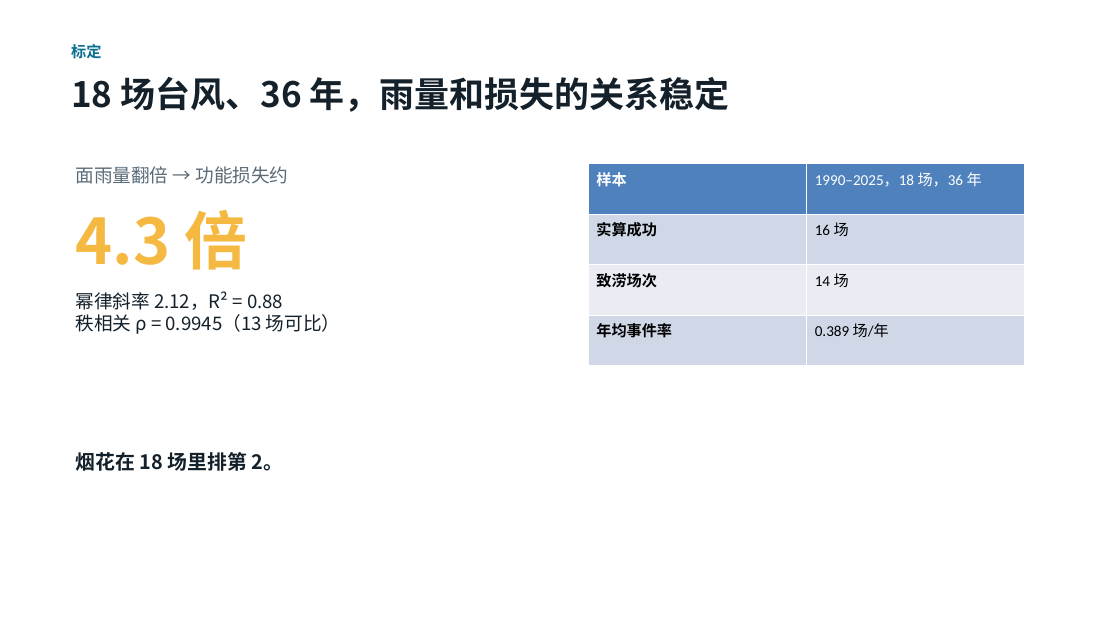
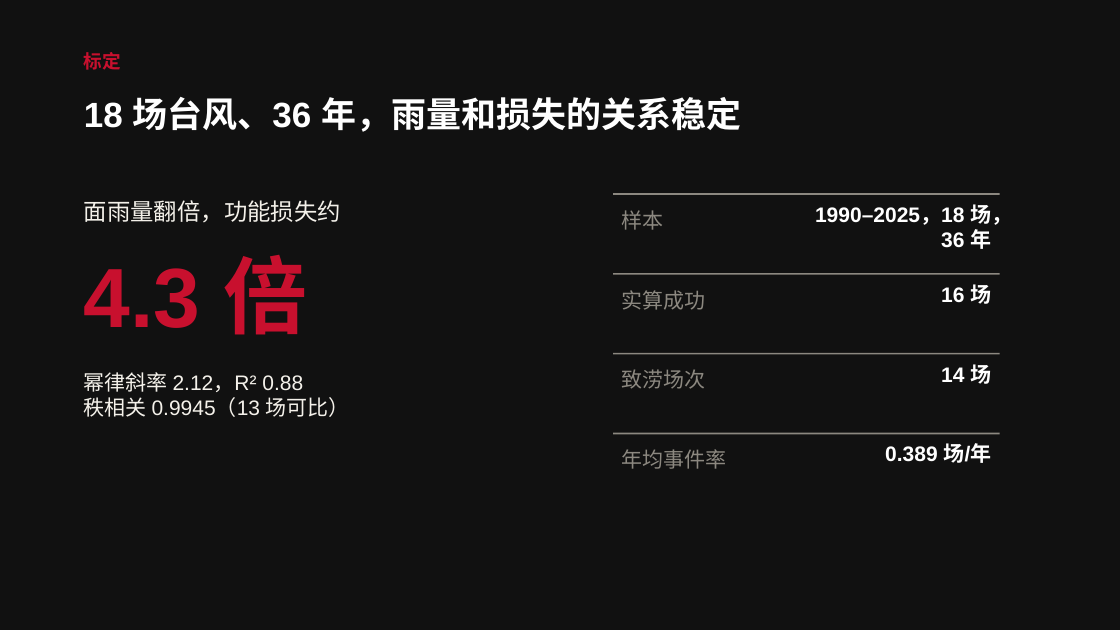
Before and after one commit to toki0413/typhoeus, a slide deck: slide 9 of docs/demo/typhoeus-demo.pptx. Drawn at 1120x630 pixels with LibreOffice and Linux fonts; fonts in the diff are those of the drawing. Boxes give left, top, right and bottom in pixels: in the first picture for what was removed or moved away, otherwise in the second. Text is boxed around its words. In the diff, an @@ line names an element or a change of style, - is before the commit and + after.

```diff
--- a/docs/demo/typhoeus-demo.pptx
+++ b/docs/demo/typhoeus-demo.pptx
@@ rectangle added at [0,0,1120,630], fill #111111 @@
@@ text "标定": place and size @@
-text "标定" at [71,44,101,59]
+text "标定" at [84,52,121,70]
@@ text "标定" at [84,52,121,70]: size 13 to 16 pt, font Noto Sans CJK SC to Arial, text colour #0B6E8F to #C8102E @@
@@ text "18 场台风、36 年，雨量和损失的关系稳定": place and size @@
-text "18 场台风、36 年，雨量和损失的关系稳定" at [71,77,730,112]
+text "18 场台风、36 年，雨量和损失的关系稳定" at [84,97,741,132]
@@ text "18 场台风、36 年，雨量和损失的关系稳定" at [84,97,741,132]: font Noto Sans CJK SC to Arial, text colour #14212B to #FFFFFF @@
@@ table removed at [588,164,1025,365], 4 rows, 2 columns @@
-样本 | 1990–2025，18 场，36 年
-实算成功 | 16 场
-致涝场次 | 14 场
-年均事件率 | 0.389 场/年
@@ text at [84,200,341,223]: text changed; size 16 to 20 pt; font Noto Sans CJK SC to Arial; text colour #5B6B78 to #F4F1EA @@
-面雨量翻倍 → 功能损失约
+面雨量翻倍，功能损失约
@@ rectangle added at [613,193,1000,195], fill #8C8880 @@
@@ text added at [815,204,1012,249], 18 pt, text #FFFFFF, bold @@
+1990–2025，18 场，36 年
@@ text "4.3 倍": place and size @@
-text "4.3 倍" at [75,210,248,270]
+text "4.3 倍" at [84,255,308,335]
@@ text "4.3 倍" at [84,255,308,335]: size 54 to 72 pt, font Noto Sans CJK SC to Arial, text colour #F5B942 to #C8102E @@
@@ text added at [621,210,663,230], 18 pt, text #8C8880 @@
+样本
@@ rectangle added at [613,273,1000,275], fill #8C8880 @@
@@ text added at [621,290,705,310], 18 pt, text #8C8880 @@
+实算成功
@@ text added at [941,284,991,304], 18 pt, text #FFFFFF, bold @@
+16 场
@@ rectangle added at [613,353,1000,355], fill #8C8880 @@
@@ text at [84,372,350,417]: text changed; size 16 to 18 pt; font Noto Sans CJK SC to Arial; text colour #14212B to #F4F1EA @@
-幂律斜率 2.12，R² = 0.88
-秩相关 ρ = 0.9945（13 场可比）
+幂律斜率 2.12，R² 0.88
+秩相关 0.9945（13 场可比）
@@ text added at [621,369,705,389], 18 pt, text #8C8880 @@
+致涝场次
@@ text added at [941,364,991,384], 18 pt, text #FFFFFF, bold @@
+14 场
@@ rectangle added at [613,433,1000,434], fill #8C8880 @@
@@ text added at [621,449,726,469], 18 pt, text #8C8880 @@
+年均事件率
@@ text added at [885,443,992,463], 18 pt, text #FFFFFF, bold @@
+0.389 场/年
@@ text removed at [75,452,284,471] @@
-烟花在 18 场里排第 2。
```
Also in this commit, not shown: 12 other slides changed, 9 other files.
